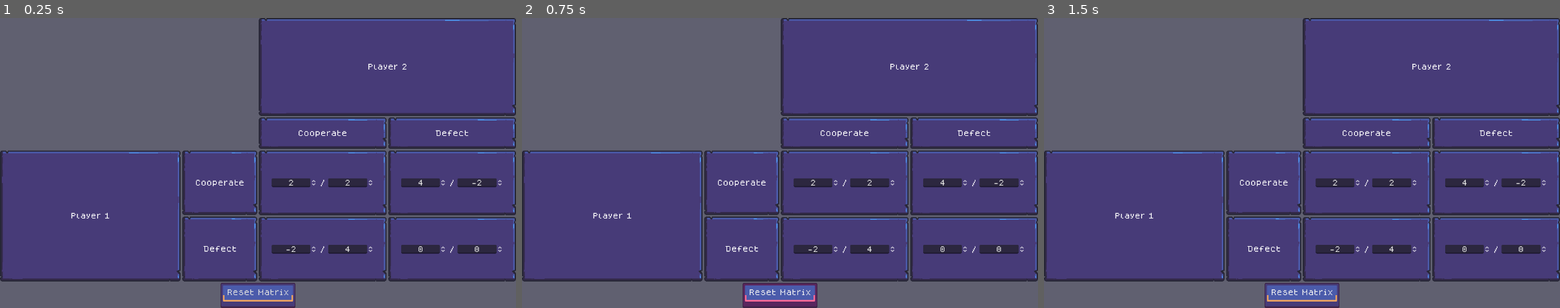
Above: before the commit, frames 1-3 (left to right).
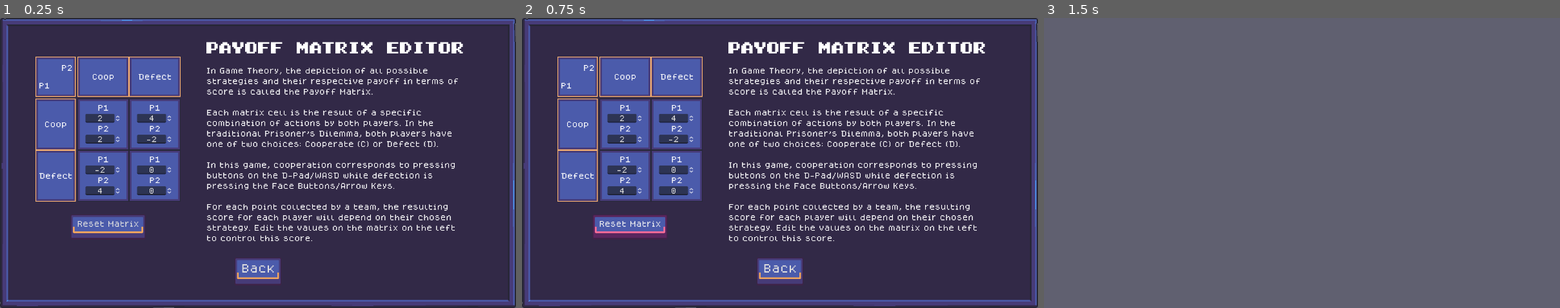
Above: after the commit, the same moments.

Repository: VileOar/js-final-proj
Game: Godot game, scene res://src/matrix_editor/matrix_editor_menu.tscn
Same seed, same stepped clock (60 frames per second), same inputs: the game is played once before the commit and once after it. This scene is started directly instead of the project's main scene.
Inputs (mouse positions are in pixels of both pictures, inside the frame that each line leads up to):
- Up to frame 1 (0.25 s): no input
- Up to frame 2 (0.75 s): click "Reset Matrix" at 0.5 s
- Up to frame 3 (1.5 s): click (1302, 270) at 1.25 s, where only the run after the commit has a clickable "Back"

The runs differ from the first frame. In frame 1, 90% of the frame differs, in the area x 0-100%, y 0-100%; in frame 2, 91%; in frame 3, 68%.

Commit message:
finished matrix editor menu

Diff:
--- a/assets/themes/prison_theme.tres
+++ b/assets/themes/prison_theme.tres
@@ -1,7 +1,8 @@
-[gd_resource type="Theme" load_steps=12 format=3 uid="uid://b40mnags6aw0n"]
+[gd_resource type="Theme" load_steps=15 format=3 uid="uid://b40mnags6aw0n"]
 
 [ext_resource type="Texture2D" uid="uid://db3a6ybxv5cw6" path="res://assets/gfx/ui/panels.png" id="1_4wc6t"]
 [ext_resource type="FontFile" uid="uid://dcb5yob1d6vl4" path="res://assets/fonts/Super_Mario_Bros_2.ttf" id="2_l4dmt"]
+[ext_resource type="Texture2D" uid="uid://670ks7dxtt38" path="res://assets/gfx/ui/matrix_panel.png" id="3_tvn3c"]
 
 [sub_resource type="StyleBoxTexture" id="StyleBoxTexture_2rfd1"]
 texture = ExtResource("1_4wc6t")
@@ -45,6 +46,22 @@
 texture_margin_bottom = 16.0
 region_rect = Rect2(0, 80, 80, 80)
 
+[sub_resource type="StyleBoxTexture" id="StyleBoxTexture_woqqs"]
+texture = ExtResource("3_tvn3c")
+texture_margin_left = 8.0
+texture_margin_top = 8.0
+texture_margin_right = 8.0
+texture_margin_bottom = 8.0
+region_rect = Rect2(0, 128, 64, 64)
+
+[sub_resource type="StyleBoxTexture" id="StyleBoxTexture_enopd"]
+texture = ExtResource("3_tvn3c")
+texture_margin_left = 8.0
+texture_margin_top = 8.0
+texture_margin_right = 8.0
+texture_margin_bottom = 8.0
+region_rect = Rect2(0, 64, 64, 64)
+
 [sub_resource type="StyleBoxTexture" id="StyleBoxTexture_ttlb4"]
 texture = ExtResource("1_4wc6t")
 texture_margin_left = 32.0
@@ -82,6 +99,10 @@
 ColorText/colors/font_color = Color(0.94902, 0.65098, 0.368627, 1)
 MainPanel/base_type = &"PanelContainer"
 MainPanel/styles/panel = SubResource("StyleBoxTexture_aj4si")
+MatrixPanelColor/base_type = &"PanelContainer"
+MatrixPanelColor/styles/panel = SubResource("StyleBoxTexture_woqqs")
+MatrixPanelSimple/base_type = &"PanelContainer"
+MatrixPanelSimple/styles/panel = SubResource("StyleBoxTexture_enopd")
 PanelContainer/styles/panel = SubResource("StyleBoxTexture_ttlb4")
 PenaltyLabel/base_type = &"Label"
 PenaltyLabel/colors/font_color = Color(1, 0.419608, 0.592157, 1)
--- /dev/null
+++ b/src/main_menu/main_menu.tscn
@@ -0,0 +1,9 @@
+[gd_scene format=3 uid="uid://cr1i4ulnsdsu2"]
+
+[node name="MainMenu" type="Control"]
+layout_mode = 3
+anchors_preset = 15
+anchor_right = 1.0
+anchor_bottom = 1.0
+grow_horizontal = 2
+grow_vertical = 2
--- a/src/matrix_editor/matrix_editor_menu.gd
+++ b/src/matrix_editor/matrix_editor_menu.gd
@@ -3,6 +3,8 @@
 ## should allow to edit or reset each individual matrix value
 extends Control
 class_name MatrixEditorMenu
+
+@export var _main_menu_scene: PackedScene
 
 ## array of the outcome uis
 @onready var _outcome_widgets = [ # must do this manually because of the order details
@@ -30,3 +32,7 @@
 
 func _on_button_pressed():
 	_reset_matrix()
+
+
+func _on_back_button_pressed() -> void:
+	get_tree().change_scene_to_packed(_main_menu_scene)
--- a/src/matrix_editor/matrix_editor_menu.tscn
+++ b/src/matrix_editor/matrix_editor_menu.tscn
@@ -1,7 +1,9 @@
-[gd_scene load_steps=3 format=3 uid="uid://b2bsmha0cajgq"]
+[gd_scene load_steps=5 format=3 uid="uid://b2bsmha0cajgq"]
 
 [ext_resource type="PackedScene" uid="uid://k8ukx08uuj1h" path="res://src/matrix_editor/payoff_outcome_widget.tscn" id="1_52vhs"]
 [ext_resource type="Script" path="res://src/matrix_editor/matrix_editor_menu.gd" id="1_i60a6"]
+[ext_resource type="PackedScene" uid="uid://cr1i4ulnsdsu2" path="res://src/main_menu/main_menu.tscn" id="2_yjytn"]
+[ext_resource type="FontFile" uid="uid://dcb5yob1d6vl4" path="res://assets/fonts/Super_Mario_Bros_2.ttf" id="3_6gk7m"]
 
 [node name="MatrixEditorMenu" type="Control"]
 layout_mode = 3
@@ -11,124 +13,176 @@
 grow_horizontal = 2
 grow_vertical = 2
 script = ExtResource("1_i60a6")
+_main_menu_scene = ExtResource("2_yjytn")
 
-[node name="VBoxContainer" type="VBoxContainer" parent="."]
+[node name="PanelContainer" type="PanelContainer" parent="."]
+layout_mode = 1
+anchors_preset = 15
+anchor_right = 1.0
+anchor_bottom = 1.0
+grow_horizontal = 2
+grow_vertical = 2
+theme_type_variation = &"SmallPanel"
+
+[node name="PanelContainer" type="PanelContainer" parent="PanelContainer"]
 layout_mode = 2
-offset_right = 1280.0
-offset_bottom = 720.0
+theme_type_variation = &"SimplePanel"
 
-[node name="MarginContainer" type="MarginContainer" parent="VBoxContainer"]
+[node name="MarginContainer" type="MarginContainer" parent="PanelContainer/PanelContainer"]
 layout_mode = 2
 size_flags_vertical = 3
+theme_override_constants/margin_left = 64
+theme_override_constants/margin_top = 32
+theme_override_constants/margin_right = 64
+theme_override_constants/margin_bottom = 32
 
-[node name="GridContainer2" type="GridContainer" parent="VBoxContainer/MarginContainer"]
+[node name="VBoxContainer" type="VBoxContainer" parent="PanelContainer/PanelContainer/MarginContainer"]
 layout_mode = 2
+
+[node name="HBoxContainer" type="HBoxContainer" parent="PanelContainer/PanelContainer/MarginContainer/VBoxContainer"]
+layout_mode = 2
+size_flags_vertical = 3
+theme_override_constants/separation = 64
+
+[node name="VBoxContainer" type="VBoxContainer" parent="PanelContainer/PanelContainer/MarginContainer/VBoxContainer/HBoxContainer"]
+layout_mode = 2
+theme_override_constants/separation = 32
+alignment = 1
+
+[node name="GridContainer2" type="GridContainer" parent="PanelContainer/PanelContainer/MarginContainer/VBoxContainer/HBoxContainer/VBoxContainer"]
+layout_mode = 2
+size_flags_horizontal = 4
+size_flags_vertical = 4
 columns = 2
 
-[node name="Span" type="MarginContainer" parent="VBoxContainer/MarginContainer/GridContainer2"]
+[node name="PanelContainer" type="PanelContainer" parent="PanelContainer/PanelContainer/MarginContainer/VBoxContainer/HBoxContainer/VBoxContainer/GridContainer2"]
+custom_minimum_size = Vector2(100, 100)
+layout_mode = 2
+theme_type_variation = &"MatrixPanelColor"
+
+[node name="VBoxContainer" type="VBoxContainer" parent="PanelContainer/PanelContainer/MarginContainer/VBoxContainer/HBoxContainer/VBoxContainer/GridContainer2/PanelContainer"]
 layout_mode = 2
 
-[node name="P2Info" type="VBoxContainer" parent="VBoxContainer/MarginContainer/GridContainer2"]
+[node name="P1" type="Label" parent="PanelContainer/PanelContainer/MarginContainer/VBoxContainer/HBoxContainer/VBoxContainer/GridContainer2/PanelContainer/VBoxContainer"]
+layout_mode = 2
+size_flags_vertical = 3
+text = "P2"
+horizontal_alignment = 2
+vertical_alignment = 1
+
+[node name="P2" type="Label" parent="PanelContainer/PanelContainer/MarginContainer/VBoxContainer/HBoxContainer/VBoxContainer/GridContainer2/PanelContainer/VBoxContainer"]
+layout_mode = 2
+size_flags_vertical = 3
+text = "P1"
+vertical_alignment = 1
+
+[node name="HBoxContainer" type="HBoxContainer" parent="PanelContainer/PanelContainer/MarginContainer/VBoxContainer/HBoxContainer/VBoxContainer/GridContainer2"]
+layout_mode = 2
+theme_override_constants/separation = 0
+
+[node name="Coop" type="PanelContainer" parent="PanelContainer/PanelContainer/MarginContainer/VBoxContainer/HBoxContainer/VBoxContainer/GridContainer2/HBoxContainer"]
 layout_mode = 2
 size_flags_horizontal = 3
-size_flags_vertical = 3
+theme_type_variation = &"MatrixPanelColor"
 
-[node name="PanelContainer" type="PanelContainer" parent="VBoxContainer/MarginContainer/GridContainer2/P2Info"]
+[node name="Label" type="Label" parent="PanelContainer/PanelContainer/MarginContainer/VBoxContainer/HBoxContainer/VBoxContainer/GridContainer2/HBoxContainer/Coop"]
+layout_mode = 2
+text = "Coop"
+horizontal_alignment = 1
+
+[node name="Defect" type="PanelContainer" parent="PanelContainer/PanelContainer/MarginContainer/VBoxContainer/HBoxContainer/VBoxContainer/GridContainer2/HBoxContainer"]
 layout_mode = 2
 size_flags_horizontal = 3
-size_flags_vertical = 3
+theme_type_variation = &"MatrixPanelColor"
 
-[node name="Label" type="Label" parent="VBoxContainer/MarginContainer/GridContainer2/P2Info/PanelContainer"]
-layout_mode = 2
-size_flags_horizontal = 3
-text = "Player 2"
-horizontal_alignment = 1
-vertical_alignment = 1
-
-[node name="HBoxContainer" type="HBoxContainer" parent="VBoxContainer/MarginContainer/GridContainer2/P2Info"]
-layout_mode = 2
-
-[node name="Coop" type="PanelContainer" parent="VBoxContainer/MarginContainer/GridContainer2/P2Info/HBoxContainer"]
-layout_mode = 2
-size_flags_horizontal = 3
-
-[node name="Label" type="Label" parent="VBoxContainer/MarginContainer/GridContainer2/P2Info/HBoxContainer/Coop"]
-layout_mode = 2
-text = "Cooperate"
-horizontal_alignment = 1
-
-[node name="Defect" type="PanelContainer" parent="VBoxContainer/MarginContainer/GridContainer2/P2Info/HBoxContainer"]
-layout_mode = 2
-size_flags_horizontal = 3
-
-[node name="Label" type="Label" parent="VBoxContainer/MarginContainer/GridContainer2/P2Info/HBoxContainer/Defect"]
+[node name="Label" type="Label" parent="PanelContainer/PanelContainer/MarginContainer/VBoxContainer/HBoxContainer/VBoxContainer/GridContainer2/HBoxContainer/Defect"]
 layout_mode = 2
 text = "Defect"
 horizontal_alignment = 1
 
-[node name="P1Info" type="HBoxContainer" parent="VBoxContainer/MarginContainer/GridContainer2"]
+[node name="HBoxContainer2" type="VBoxContainer" parent="PanelContainer/PanelContainer/MarginContainer/VBoxContainer/HBoxContainer/VBoxContainer/GridContainer2"]
 layout_mode = 2
-size_flags_horizontal = 3
+size_flags_horizontal = 4
+theme_override_constants/separation = 0
+
+[node name="Coop" type="PanelContainer" parent="PanelContainer/PanelContainer/MarginContainer/VBoxContainer/HBoxContainer/VBoxContainer/GridContainer2/HBoxContainer2"]
+layout_mode = 2
 size_flags_vertical = 3
+theme_type_variation = &"MatrixPanelColor"
 
-[node name="PanelContainer" type="PanelContainer" parent="VBoxContainer/MarginContainer/GridContainer2/P1Info"]
+[node name="Label" type="Label" parent="PanelContainer/PanelContainer/MarginContainer/VBoxContainer/HBoxContainer/VBoxContainer/GridContainer2/HBoxContainer2/Coop"]
 layout_mode = 2
-size_flags_horizontal = 3
-
-[node name="Label" type="Label" parent="VBoxContainer/MarginContainer/GridContainer2/P1Info/PanelContainer"]
-layout_mode = 2
-size_flags_horizontal = 3
-text = "Player 1"
-horizontal_alignment = 1
-vertical_alignment = 1
-
-[node name="HBoxContainer" type="VBoxContainer" parent="VBoxContainer/MarginContainer/GridContainer2/P1Info"]
-layout_mode = 2
-
-[node name="Coop" type="PanelContainer" parent="VBoxContainer/MarginContainer/GridContainer2/P1Info/HBoxContainer"]
-layout_mode = 2
-size_flags_horizontal = 3
-size_flags_vertical = 3
-
-[node name="Label" type="Label" parent="VBoxContainer/MarginContainer/GridContainer2/P1Info/HBoxContainer/Coop"]
-layout_mode = 2
-text = "Cooperate"
+text = "Coop"
 horizontal_alignment = 1
 
-[node name="Defect" type="PanelContainer" parent="VBoxContainer/MarginContainer/GridContainer2/P1Info/HBoxContainer"]
+[node name="Defect" type="PanelContainer" parent="PanelContainer/PanelContainer/MarginContainer/VBoxContainer/HBoxContainer/VBoxContainer/GridContainer2/HBoxContainer2"]
 layout_mode = 2
-size_flags_horizontal = 3
 size_flags_vertical = 3
+theme_type_variation = &"MatrixPanelColor"
 
-[node name="Label" type="Label" parent="VBoxContainer/MarginContainer/GridContainer2/P1Info/HBoxContainer/Defect"]
+[node name="Label" type="Label" parent="PanelContainer/PanelContainer/MarginContainer/VBoxContainer/HBoxContainer/VBoxContainer/GridContainer2/HBoxContainer2/Defect"]
 layout_mode = 2
 text = "Defect"
 horizontal_alignment = 1
 
-[node name="OutcomeWidgets" type="GridContainer" parent="VBoxContainer/MarginContainer/GridContainer2"]
+[node name="OutcomeWidgets" type="GridContainer" parent="PanelContainer/PanelContainer/MarginContainer/VBoxContainer/HBoxContainer/VBoxContainer/GridContainer2"]
 layout_mode = 2
+size_flags_horizontal = 3
 size_flags_vertical = 3
+theme_override_constants/h_separation = 0
+theme_override_constants/v_separation = 0
 columns = 2
 
-[node name="CC" parent="VBoxContainer/MarginContainer/GridContainer2/OutcomeWidgets" instance=ExtResource("1_52vhs")]
+[node name="CC" parent="PanelContainer/PanelContainer/MarginContainer/VBoxContainer/HBoxContainer/VBoxContainer/GridContainer2/OutcomeWidgets" instance=ExtResource("1_52vhs")]
 unique_name_in_owner = true
 layout_mode = 2
 
-[node name="DC" parent="VBoxContainer/MarginContainer/GridContainer2/OutcomeWidgets" instance=ExtResource("1_52vhs")]
+[node name="DC" parent="PanelContainer/PanelContainer/MarginContainer/VBoxContainer/HBoxContainer/VBoxContainer/GridContainer2/OutcomeWidgets" instance=ExtResource("1_52vhs")]
 unique_name_in_owner = true
 layout_mode = 2
 
-[node name="CD" parent="VBoxContainer/MarginContainer/GridContainer2/OutcomeWidgets" instance=ExtResource("1_52vhs")]
+[node name="CD" parent="PanelContainer/PanelContainer/MarginContainer/VBoxContainer/HBoxContainer/VBoxContainer/GridContainer2/OutcomeWidgets" instance=ExtResource("1_52vhs")]
 unique_name_in_owner = true
 layout_mode = 2
 
-[node name="DD" parent="VBoxContainer/MarginContainer/GridContainer2/OutcomeWidgets" instance=ExtResource("1_52vhs")]
+[node name="DD" parent="PanelContainer/PanelContainer/MarginContainer/VBoxContainer/HBoxContainer/VBoxContainer/GridContainer2/OutcomeWidgets" instance=ExtResource("1_52vhs")]
 unique_name_in_owner = true
 layout_mode = 2
 
-[node name="Button" type="Button" parent="VBoxContainer"]
+[node name="Button" type="Button" parent="PanelContainer/PanelContainer/MarginContainer/VBoxContainer/HBoxContainer/VBoxContainer"]
 layout_mode = 2
 size_flags_horizontal = 4
 text = "Reset Matrix"
 
-[connection signal="pressed" from="VBoxContainer/Button" to="." method="_on_button_pressed"]
+[node name="VBoxContainer2" type="VBoxContainer" parent="PanelContainer/PanelContainer/MarginContainer/VBoxContainer/HBoxContainer"]
+layout_mode = 2
+theme_override_constants/separation = 32
+
+[node name="Title" type="Label" parent="PanelContainer/PanelContainer/MarginContainer/VBoxContainer/HBoxContainer/VBoxContainer2"]
+layout_mode = 2
+theme_override_fonts/font = ExtResource("3_6gk7m")
+theme_override_font_sizes/font_size = 32
+text = "Payoff Matrix Editor"
+
+[node name="Text" type="Label" parent="PanelContainer/PanelContainer/MarginContainer/VBoxContainer/HBoxContainer/VBoxContainer2"]
+layout_mode = 2
+size_flags_horizontal = 3
+size_flags_vertical = 1
+theme_override_constants/line_spacing = 12
+text = "In Game Theory, the depiction of all possible strategies and their respective payoff in terms of score is called the Payoff Matrix.
+
+Each matrix cell is the result of a specific combination of actions by both players. In the traditional Prisoner's Dilemma, both players have one of two choices: Cooperate (C) or Defect (D).
+
+In this game, cooperation corresponds to pressing buttons on the D-Pad/WASD while defection is pressing the Face Buttons/Arrow Keys.
+
+For each point collected by a team, the resulting score for each player will depend on their chosen strategy. Edit the values on the matrix on the left to control this score."
+autowrap_mode = 2
+
+[node name="BackButton" type="Button" parent="PanelContainer/PanelContainer/MarginContainer/VBoxContainer"]
+layout_mode = 2
+size_flags_horizontal = 4
+theme_override_font_sizes/font_size = 24
+text = "Back"
+
+[connection signal="pressed" from="PanelContainer/PanelContainer/MarginContainer/VBoxContainer/HBoxContainer/VBoxContainer/Button" to="." method="_on_button_pressed"]
+[connection signal="pressed" from="PanelContainer/PanelContainer/MarginContainer/VBoxContainer/BackButton" to="." method="_on_back_button_pressed"]
--- a/src/matrix_editor/payoff_outcome_widget.gd
+++ b/src/matrix_editor/payoff_outcome_widget.gd
@@ -32,5 +32,5 @@
 # not even gonna try making this pretty or called on the main controller
 # the matrix is edited right here on the callback, screw it
 
-func _on_value_changed(value):
+func _on_value_changed(_value):
 	set_matrix_outcome_from_input()
--- a/src/matrix_editor/payoff_outcome_widget.tscn
+++ b/src/matrix_editor/payoff_outcome_widget.tscn
@@ -8,34 +8,42 @@
 script = ExtResource("1_b3xvk")
 
 [node name="PanelContainer" type="PanelContainer" parent="."]
+custom_minimum_size = Vector2(128, 128)
 layout_mode = 2
+theme_type_variation = &"MatrixPanelSimple"
 
-[node name="HBoxContainer" type="HBoxContainer" parent="PanelContainer"]
+[node name="VBoxContainer" type="VBoxContainer" parent="PanelContainer"]
 layout_mode = 2
 theme_override_constants/separation = 8
+alignment = 1
 
-[node name="P1" type="SpinBox" parent="PanelContainer/HBoxContainer"]
+[node name="Label" type="Label" parent="PanelContainer/VBoxContainer"]
+layout_mode = 2
+text = "P1"
+horizontal_alignment = 1
+
+[node name="P1" type="SpinBox" parent="PanelContainer/VBoxContainer"]
 unique_name_in_owner = true
 layout_mode = 2
-size_flags_horizontal = 3
+size_flags_horizontal = 4
 size_flags_vertical = 4
 min_value = -100.0
 alignment = 1
 custom_arrow_step = 1.0
 
-[node name="Label" type="Label" parent="PanelContainer/HBoxContainer"]
+[node name="Label2" type="Label" parent="PanelContainer/VBoxContainer"]
+layout_mode = 2
+text = "P2"
+horizontal_alignment = 1
+
+[node name="P2" type="SpinBox" parent="PanelContainer/VBoxContainer"]
+unique_name_in_owner = true
 layout_mode = 2
 size_flags_horizontal = 4
-text = "/"
-
-[node name="P2" type="SpinBox" parent="PanelContainer/HBoxContainer"]
-unique_name_in_owner = true
-layout_mode = 2
-size_flags_horizontal = 3
 size_flags_vertical = 4
 min_value = -100.0
 alignment = 1
 custom_arrow_step = 1.0
 
-[connection signal="value_changed" from="PanelContainer/HBoxContainer/P1" to="." method="_on_value_changed"]
-[connection signal="value_changed" from="PanelContainer/HBoxContainer/P2" to="." method="_on_value_changed"]
+[connection signal="value_changed" from="PanelContainer/VBoxContainer/P1" to="." method="_on_value_changed"]
+[connection signal="value_changed" from="PanelContainer/VBoxContainer/P2" to="." method="_on_value_changed"]
--- a/src/player_select/player_select.tscn
+++ b/src/player_select/player_select.tscn
@@ -22,14 +22,12 @@
 anchor_bottom = 1.0
 grow_horizontal = 2
 grow_vertical = 2
-theme_override_constants/margin_left = 32
 theme_override_constants/margin_top = 32
-theme_override_constants/margin_right = 32
 theme_override_constants/margin_bottom = 32
 
 [node name="VBoxContainer" type="VBoxContainer" parent="MarginContainer"]
 layout_mode = 2
-theme_override_constants/separation = 0
+theme_override_constants/separation = 16
 
 [node name="PanelContainer" type="PanelContainer" parent="MarginContainer/VBoxContainer"]
 layout_mode = 2
--- a/src/round_game/round_results/matrix_display/outcome_panel.tscn
+++ b/src/round_game/round_results/matrix_display/outcome_panel.tscn
@@ -132,6 +132,8 @@
 [node name="Sprite2D" type="Sprite2D" parent="."]
 position = Vector2(32, 32)
 texture = ExtResource("2_h27ma")
+region_enabled = true
+region_rect = Rect2(0, 0, 64, 64)
 
 [node name="AnimationPlayer" type="AnimationPlayer" parent="."]
 unique_name_in_owner = true
Binary file changed: assets/aseprite/UI64x64.aseprite
Binary file changed: assets/gfx/ui/matrix_panel.png
Binary file added: assets/gfx/ui/player1_label.png
Not shown, added: assets/gfx/ui/player1_label.png.import
Binary file added: assets/gfx/ui/player2_label.png
Not shown, added: assets/gfx/ui/player2_label.png.import
